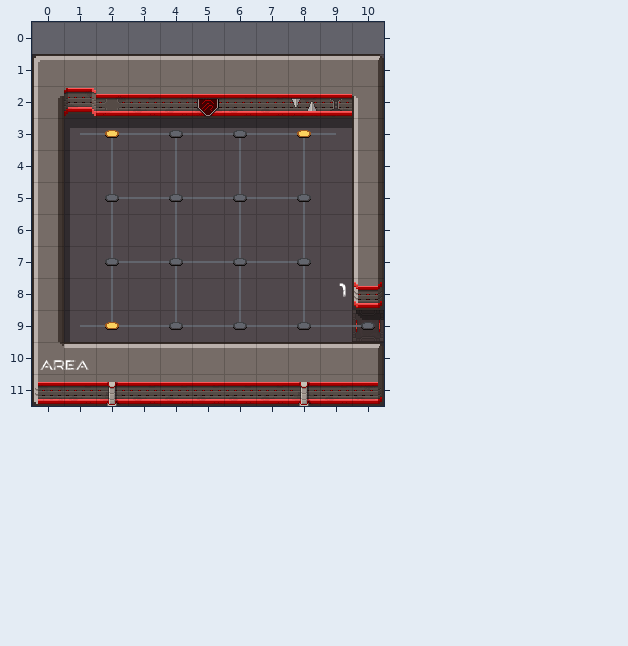
Tiled map, stored at cocos/Code/assets/resources/map/map_3-1-H-1.tmx. The first picture shows the starting point.
Cells are 32x32 px. Shown: x 0..10, y 0..11. The old version is drawn lined up with the new one.
And afterwards:
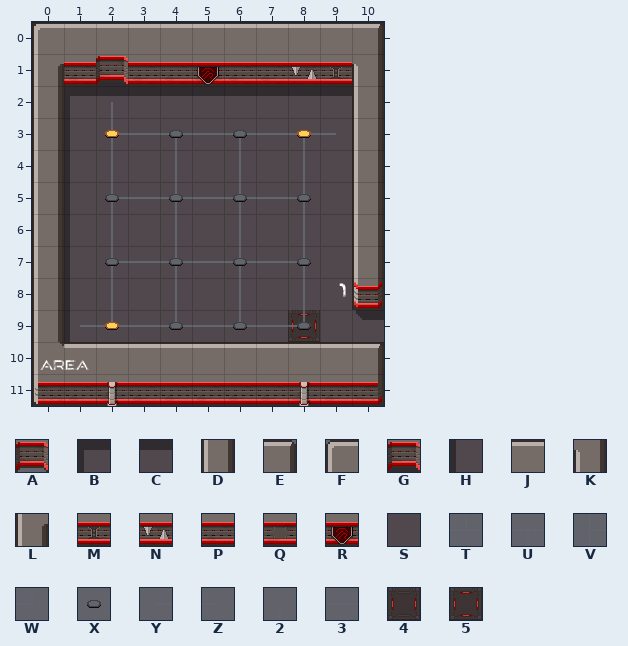
Key: from "alien_spaceship_tileset2": A 2, B 12, C 21, D 27, E 31, F 33, G 35, H 42, J 52, K 61, L 62, M 103, N 105, P 110, Q 113, R 115, S 150, T 158, U 158 turned 180, V 158 turned 90, W 159 turned 270, X 167, Y 169, Z 169 turned 180, 2 169 turned 90, 3 178 turned 90, 4 180, 5 182.
_ is an empty cell, # one hidden under a higher layer, . an unchanged one.
See-through tiles are keyed as they look on the map.
The exact change:
map size 11x11 -> 11x12 cells (old content now starts at 0,1; both pictures use the new coordinates)
--- layer "floor"
@@ x 0..10 @@
- 0 _........._
+ 0 S.........S
@@ x 8..10 @@
- 9 S.4
+ 9 5.S
--- layer "sh"
@@ x 0..10 @@
- 0 _........._
- 1 G._........
- 2 .G#_______.
- 3 .BCCCCCCCC.
+ 0 G.........G
+ 1 _.G........
+ 2 .BCCCCCCCC.
+ 3 .H________.
--- layer "wall"
@@ x 0..10 @@
- 0 ___________
- 1 FJJJJJJJJJE
- 2 LAQPPRPPNMK
+ 0 FJJJJJJJJJE
+ 1 LPAPPRPPNMK
+ 2 D_________D
--- layer "line"
@@ x 1..2 @@
- 2 ._
- 3 YU
+ 2 .2
+ 3 _V
@@ x 8..10 @@
- 9 T3Z
+ 9 W__
--- layer "point"
@@ x 10..10 @@
- 9 X
+ 9 _
Pixel boxes of the changes (left, top, right, bottom) in both pictures:
changed: (32, 22, 384, 135)
changed: (288, 310, 384, 342)
